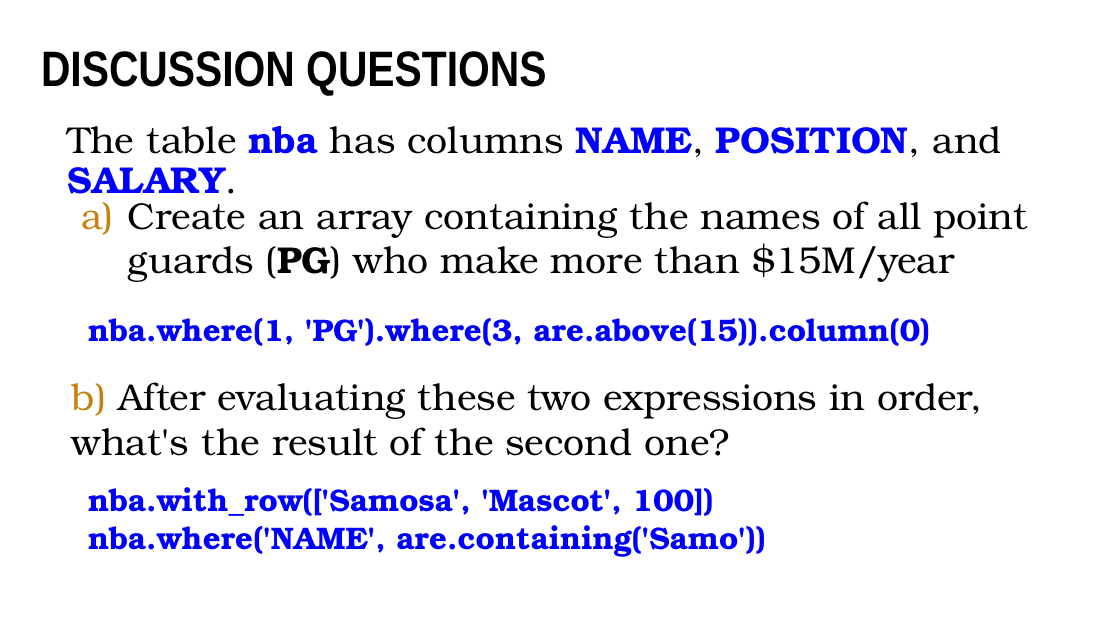
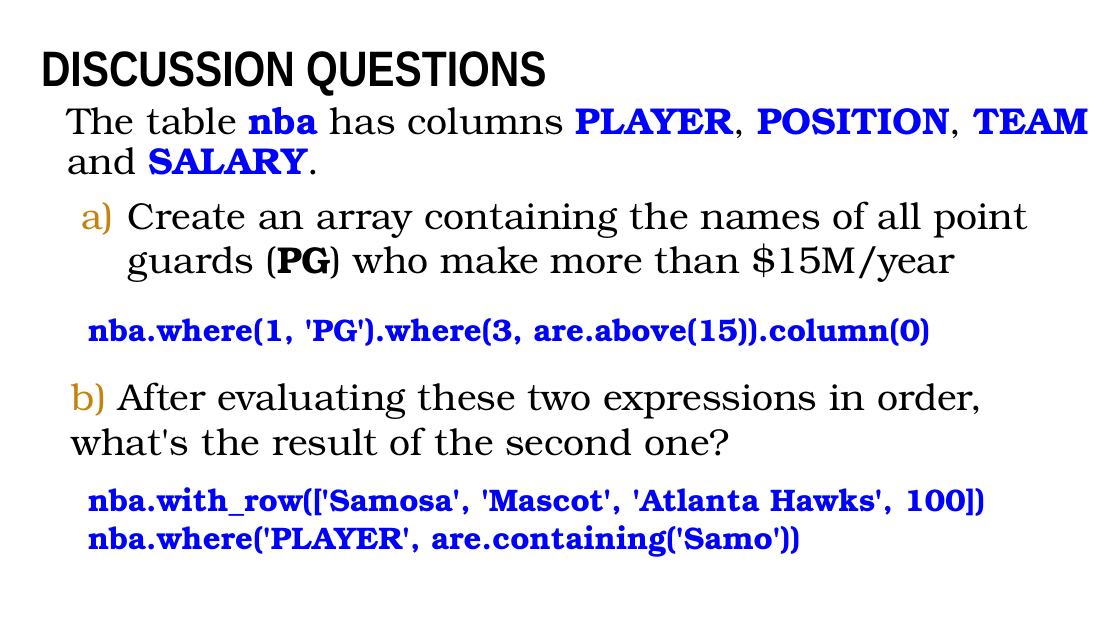
Before and after one commit to blprickett/current-Ling190D, a slide deck: slide 35 of module2/2-slides.pptx. Drawn at 1120x630 pixels with LibreOffice and Linux fonts; fonts in the diff are those of the drawing; background and template pictures are left out. Boxes give left, top, right and bottom in pixels: in the first picture for what was removed or moved away, otherwise in the second. Text is boxed around its words. In the diff, an @@ line names an element or a change of style, - is before the commit and + after.

```diff
--- a/module2/2-slides.pptx
+++ b/module2/2-slides.pptx
@@ text at bbox=[67, 107, 1089, 175]: text changed; text colour #000000 to #0000FF; bold on @@
-The table nba has columns NAME, POSITION, and SALARY.
+The table nba has columns PLAYER, POSITION, TEAM and SALARY.
@@ text at bbox=[88, 487, 985, 557]: text changed @@
-nba.with_row(['Samosa', 'Mascot', 100])
-nba.where('NAME', are.containing('Samo'))
+nba.with_row(['Samosa', 'Mascot', 'Atlanta Hawks', 100])
+nba.where('PLAYER', are.containing('Samo'))
```
Also in this commit, not shown: 1 other slide changed.
